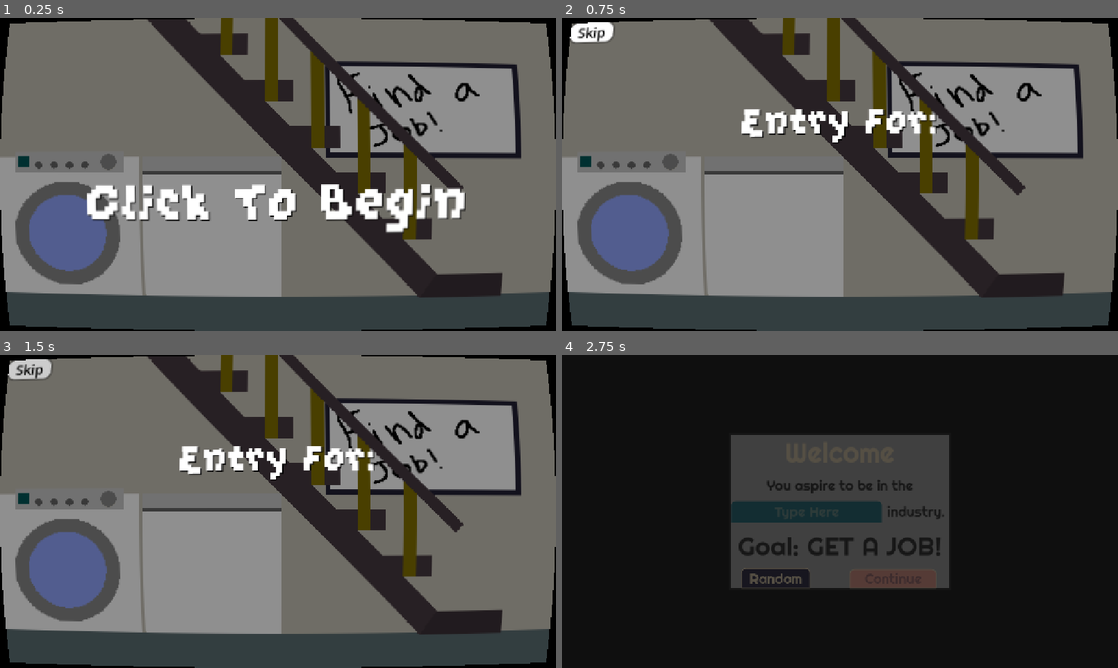
Above: before the commit, frames 1-4 (two rows, left to right).
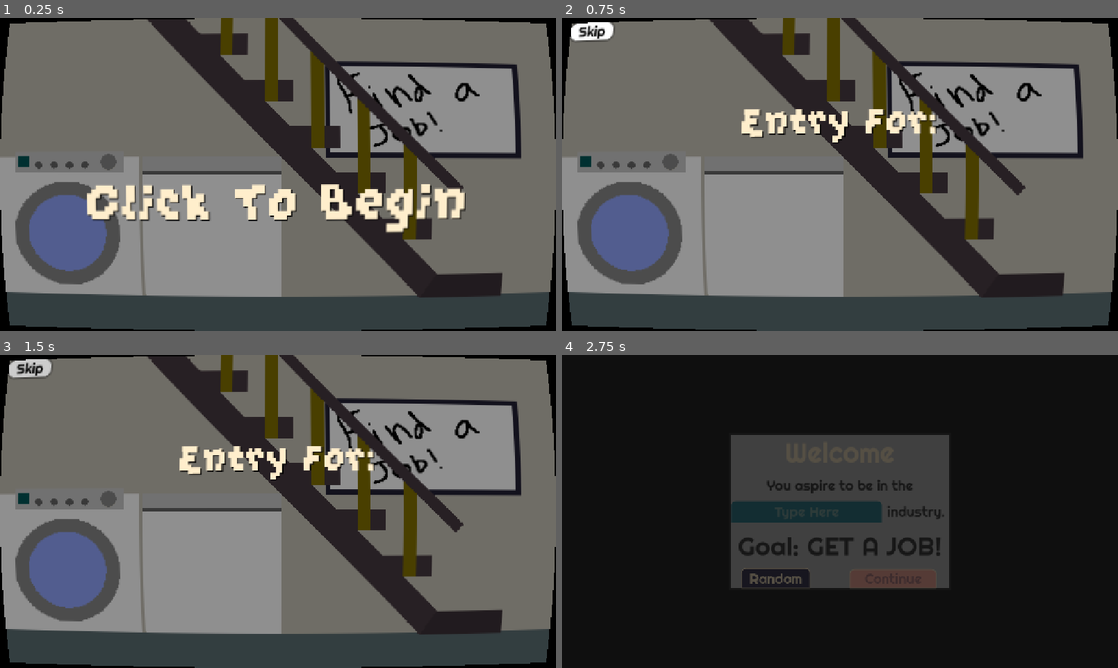
Above: after the commit, the same moments.

Repository: OrangePainting/in-this-economy
Game: Godot game, scene res://Scenes/main_menu.tscn
Same seed, same stepped clock (60 frames per second), same inputs: the game is played once before the commit and once after it. Sound files missing from this copy of the repository are replaced by a short silence.
Inputs (mouse positions are in pixels of both pictures, inside the frame that each line leads up to):
- Up to frame 1 (0.25 s): no input
- Up to frame 2 (0.75 s): tap Enter at 0.5 s; move the mouse to (962, 158) at 0.52 s; click (962, 158) at 0.67 s
- Up to frame 3 (1.5 s): click "Skip" at 1.25 s
- Up to frame 4 (2.75 s): click "Start Game" at 2 s

The runs differ from the first frame. In frame 1, 3.5% of the frame differs, in the area x 15-84%, y 53-69%; in frame 2, 1.5%; in frame 3, 1.5%; in frame 4, nothing differs.

Commit message:
Final Project Finished
Krish Konda
21:14 06/26/26

Probably gonna optimize and add some very minor stuff after this.

Diff:
--- a/Scripts/Autoloads/global_data.gd
+++ b/Scripts/Autoloads/global_data.gd
@@ -59,8 +59,8 @@
 # I
 # Thinks its a gambling game
 # Add another minigame
-# Make projects add to applications too
-# Add green tint to upgrade once it's buyable
+# [FIXED] Make projects add to applications too
+# [FIXED] Add green tint to upgrade once it's buyable
 
 # N
 # [FIXED] find a way to show the next ugprade version better
@@ -70,7 +70,7 @@
 # still have to balance the exp part stuff
 # [FIXED] update tutorial to be more active
 # times up can sometimes show the spin game to look like you won
-# add drumroll sound effect during the timestop for when you get 8 passes and win the game
+# [FIXED] add drumroll sound effect during the timestop for when you get 7(ragebaid) or 8 passes and win the game
 # show which games you unlock in the projects tab
 
 signal currency_changed
@@ -116,14 +116,14 @@
 
 		"2. Improve Yourself": {
 			"exp_costs": [0, 5, 20, 75, 250],
-			"app_costs": [8, 13, 50, 150, 250],
+			"app_costs": [8, 13, 50, 125, 200],
 			"display_name": "Better Pass Chance",
 			"descriptions": ["Download a better resume template", "Build a website showcasing your skills", "Bypass the ATS section by hiding keywords in white text", "Pay a professional to write your application using corporate buzzwords", "Exaggerate your Powerpoint skills on your resume"],
 			"effects": {"pass_chance": [0.2, 0.3, 0.35, 0.4, 0.45]}
 		},
 
 		"3. Unlock Projects": {
-			"exp_costs": [0, 40, 100, 350],
+			"exp_costs": [0, 100, 300, 500],
 			"app_costs": [5, 13, 25, 50],
 			"display_name": "Create Projects",
 			"descriptions": ["Unlock the projects tab and complete them for EXP", "Unlock another project type for even more EXP", "Unlock yet another project type for a lot of EXP", "Wait, this project gives you applications??"],
@@ -132,14 +132,14 @@
 
 		"4. More Apps Per Spin": {
 			"exp_costs": [50, 100, 250, 500],
-			"app_costs": [25, 80, 200, 450],
+			"app_costs": [25, 80, 100, 250],
 			"display_name": "Multiple Applications",
 			"descriptions": ["Your application legally satisfies 2 different positions", "Your application legally satisfies 3 different positions", "Somehow, your application legally satisfies 5 different positions", "Submit your application to multiple parallel universes"],
 			"effects": {"apps_per_spin" : [2, 3, 5, 10]}
 		},
 
 		"5. Passive EXP": {
-			"exp_costs": [20, 50, 200],
+			"exp_costs": [100, 200, 500],
 			"app_costs": [13, 50, 125],
 			"display_name": "Passive experience",
 			"descriptions": ["Complete more certifications for experience", "Network into startups to maximize exp efficiency", "Clone yourself to do two things at once"],
@@ -148,15 +148,15 @@
 
 		"6. Referral": {
 			"exp_costs": [250, 450, 850, 900],
-			"app_costs": [75, 125, 275, 350],
+			"app_costs": [75, 125, 250, 300],
 			"display_name": "\"I know a guy\"",
 			"descriptions": ["Get a referral so you guarantee a pass", "Get more referral to guarantee 2 passes", "Get even more referrals to guarantee 3 passes", "Know everyone at the company and guarantee 4 passes"],
 			"effects": {"guaranteed_passes" : [1, 2, 3, 4]}
 		},
 
 		"7. Auto Apply": {
-			"exp_costs": [50, 200, 400, 800, 1000],
-			"app_costs": [13, 50, 100, 250, 375],
+			"exp_costs": [50, 200, 400, 500, 600],
+			"app_costs": [13, 50, 100, 200, 250],
 			"display_name": "Auto Apply",
 			"descriptions": ["Automatically apply to online jobs", "Use more accounts to auto apply faster", "Automatically reply to do_not_reply@email.com", "Auto approve all background checks", "Apply to ghost jobs that don't exist yet"],
 			"effects": {"auto_apply_time" : [10, 5, 3.75, 3, 2]}
--- a/Scripts/main_menu.gd
+++ b/Scripts/main_menu.gd
@@ -61,7 +61,7 @@
 		["I", " am", " bored"],
 		["Can you beat", "\nthis game in", "\nfifteen minutes?"],
 		["Go", " touch", " grass"],
-		["I", " like", "Godot"],
+		["I", " like", " Godot"],
 		["This", " text is", " randomized"]
 		]
 	var bottom_label_text = possible_lines[randi_range(0, len(possible_lines) - 1)]
--- a/Scripts/projects.gd
+++ b/Scripts/projects.gd
@@ -7,7 +7,7 @@
 const SortGame = preload("res://Scenes/Projects/application_sort_manager.tscn")
 var overlay: CanvasLayer
 
-var projects_names = ["Pin", "Arc", "Grid", "Sort"]
+var projects_names = ["Pin", "Arc", "Grid", "Spin"]
 var projects_exp_gain = [60, 40, 20, 30]
 
 var next_project_in: float = 0.0
@@ -44,14 +44,14 @@
 	match game:
 		"Grid":
 			button.pressed.connect(func(): launch_grid_game(button))
-			button.display_desc_text("Click to gain %d experience and some applications" % projects_exp_gain[0])
+			button.display_desc_text("Click to gain %d experience" % projects_exp_gain[0])
 		"Arc":
 			button.pressed.connect(func(): launch_arc_game(button))
-			button.display_desc_text("Click to gain %d experience and some applications" % projects_exp_gain[1])
+			button.display_desc_text("Click to gain %d experience" % projects_exp_gain[1])
 		"Pin":
 			button.pressed.connect(func(): launch_pin_drop_game(button))
-			button.display_desc_text("Click to gain %d experience and some applications" % projects_exp_gain[2])
-		"Sort":
+			button.display_desc_text("Click to gain %d experience" % projects_exp_gain[2])
+		"Spin":
 			button.pressed.connect(func(): launch_sort_game(button))
 			button.display_desc_text("Click to gain a bunch of applications :)")
 	add_child(button)
@@ -105,24 +105,24 @@
 func on_grid_completed() -> void:
 	GlobalData.experience += projects_exp_gain[0]
 	var apps_gained = projects_exp_gain[0] / 4 + randi_range(-4, 5)
-	GlobalData.total_apps += apps_gained
-	GlobalData.global_total_apps += apps_gained
+	#GlobalData.total_apps += apps_gained
+	#GlobalData.global_total_apps += apps_gained
 	GlobalData.currency_changed.emit()
 	show_success_then_close()
 
 func on_pin_drop_completed() -> void:
 	GlobalData.experience += projects_exp_gain[1]
 	var apps_gained = projects_exp_gain[1] / 4 + randi_range(-4, 5)
-	GlobalData.total_apps += apps_gained
-	GlobalData.global_total_apps += apps_gained
+	#GlobalData.total_apps += apps_gained
+	#GlobalData.global_total_apps += apps_gained
 	GlobalData.currency_changed.emit()
 	show_success_then_close()
 
 func on_arc_completed() -> void:
 	GlobalData.experience += projects_exp_gain[2]
 	var apps_gained = projects_exp_gain[2] / 4 + randi_range(-4, 5)
-	GlobalData.total_apps += apps_gained
-	GlobalData.global_total_apps += apps_gained
+	#GlobalData.total_apps += apps_gained
+	#GlobalData.global_total_apps += apps_gained
 	GlobalData.currency_changed.emit()
 	show_success_then_close()
 
--- a/Scripts/upgrade_template.gd
+++ b/Scripts/upgrade_template.gd
@@ -72,7 +72,7 @@
 	return true
 
 func update_labels_and_button():
-	name_label.text = upgrade.display_name + "\nLevel %d" % (get_current_level() + 1)
+	name_label.text = upgrade.display_name + ("\nLevel %d" % (get_current_level() + 1) if not is_maxed() else "\nSOLD OUT")
 	if is_maxed():
 		if GlobalData.currency_changed.is_connected(update_label_colors): GlobalData.currency_changed.disconnect(update_label_colors)
 		self.disabled = true # these two lines are for the same purpose
--- a/project.godot
+++ b/project.godot
@@ -34,6 +34,10 @@
 
 enabled=PackedStringArray("res://addons/GDScriptMacros/plugin.cfg", "res://addons/gdscript_refactoring/plugin.cfg", "res://addons/git_bash_here/plugin.cfg", "res://addons/godot_super-wakatime/plugin.cfg", "res://addons/script-ide/plugin.cfg")
 
+[gui]
+
+theme/custom="uid://b3klx57slj0l3"
+
 [input_devices]
 
 pointing/emulate_touch_from_mouse=true
Not shown, changed: Builds/Web/Day 9/index.apple-touch-icon.png.import
Not shown, changed: Builds/Web/Day 9/index.icon.png.import
Not shown, changed: Builds/Web/Day 9/index.png.import
Not shown, changed: Builds/Web/Day 9.zip
Not shown, changed: Builds/Web/Day 9/index.html
Not shown, changed: Builds/Web/Day 9/index.pck
